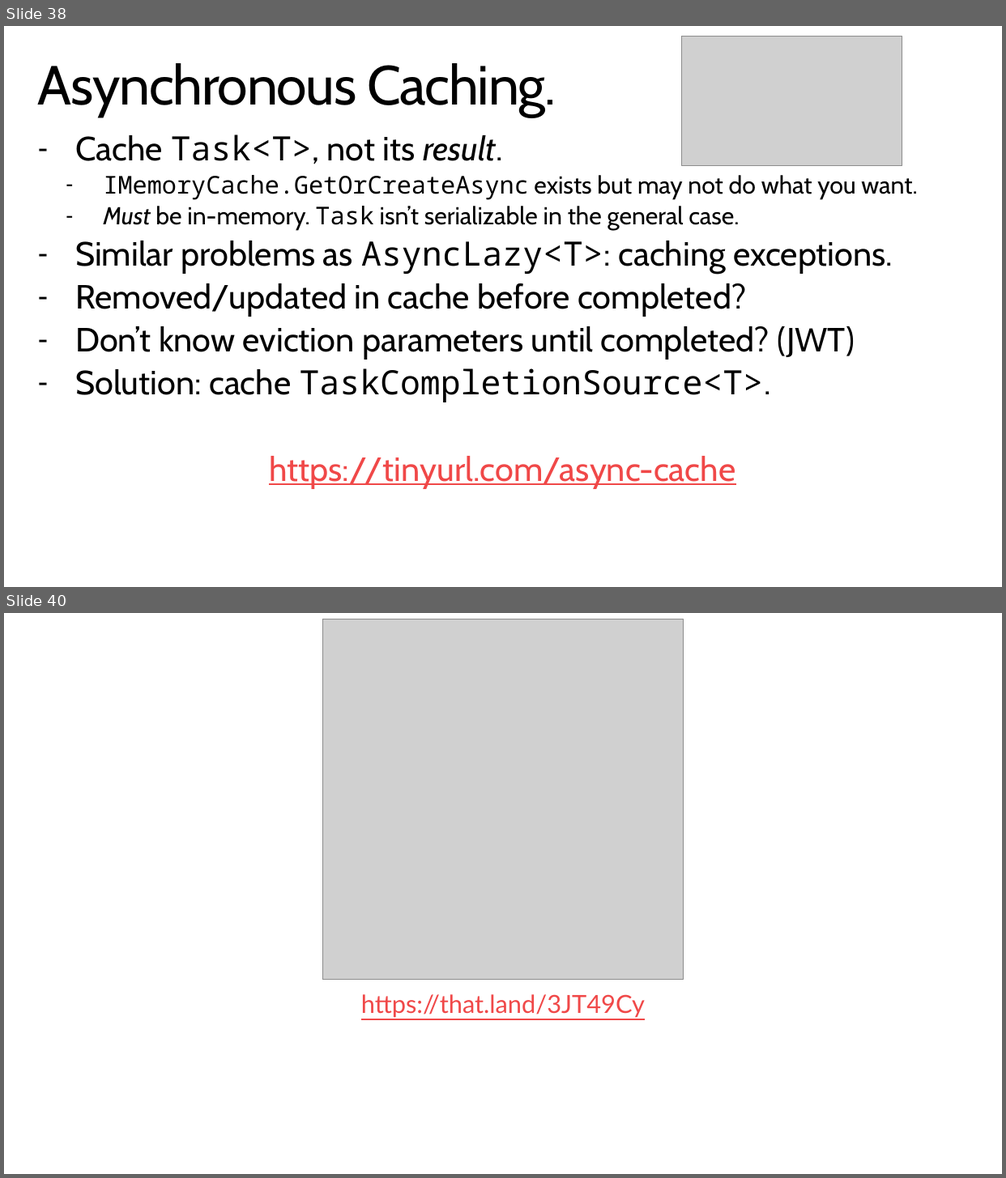
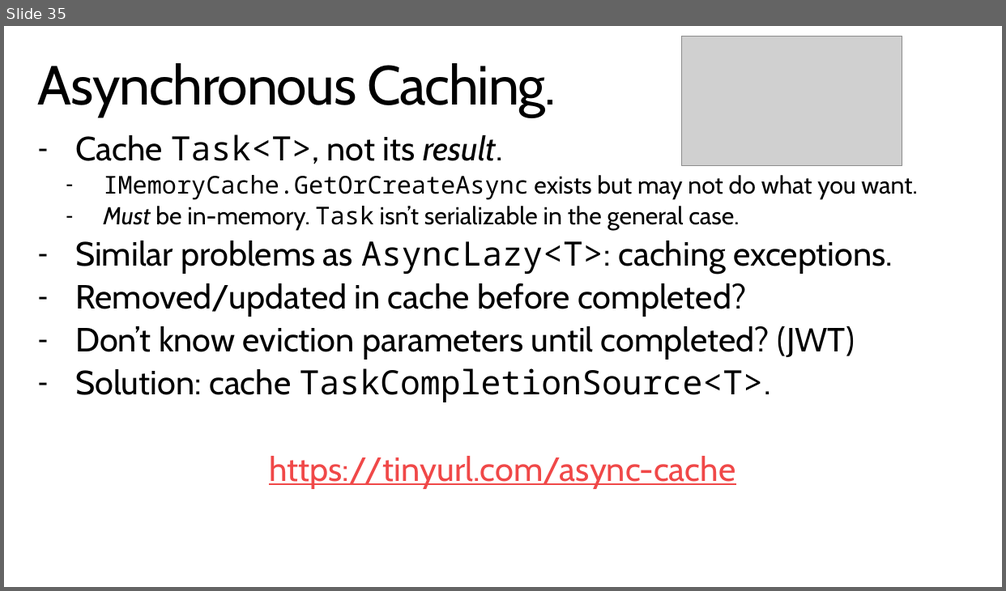
Before and after one commit to StephenCleary/Presentations, a slide deck: Async Masterclass/Async Masterclass.pptx. Shown one above the other, each under a label of ours: slides 38 and 40 before the commit, slide 35 after it; the slides between them are not shown. The pictures are 1006x1178 and 1006x591 pixels, drawn with LibreOffice and Linux fonts; fonts in the diff are those of the drawing; grey boxes stand for pictures; background and template pictures are left out. Boxes give left, top, right and bottom in pixels: in the first picture for what was removed or moved away, otherwise in the second. Text is boxed around its words. In the diff, an @@ line names an element or a change of style, - is before the commit and + after.

```diff
--- a/Async Masterclass/Async Masterclass.pptx
+++ b/Async Masterclass/Async Masterclass.pptx
@@ slide 40 removed at (4, 613, 1002, 1174), background picture (left out) @@
@@ picture removed at (323, 619, 684, 981) @@
@@ text removed at (361, 995, 645, 1018) @@
-https://that.land/3JT49Cy
@@ what was slide 38 is now slide 35 @@
```
Also in this commit, not shown: 17 slides changed, 3 slides added, 6 other slides removed, 27 other files.
